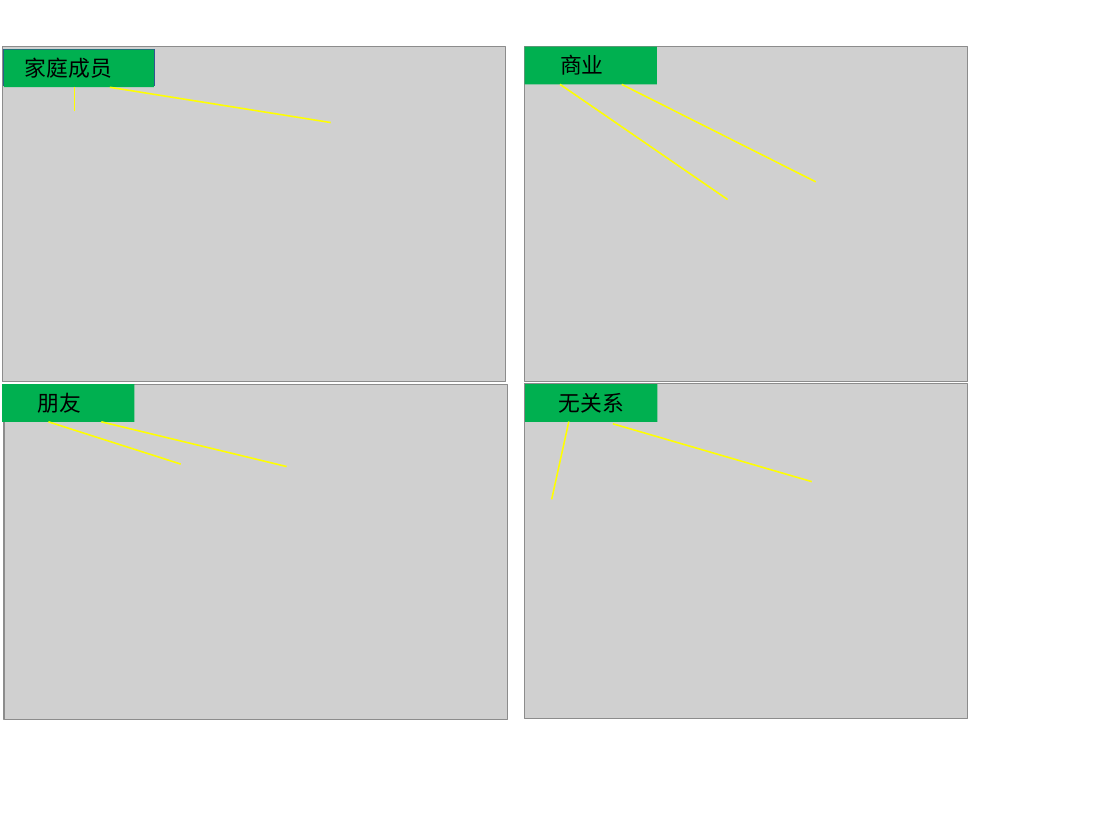
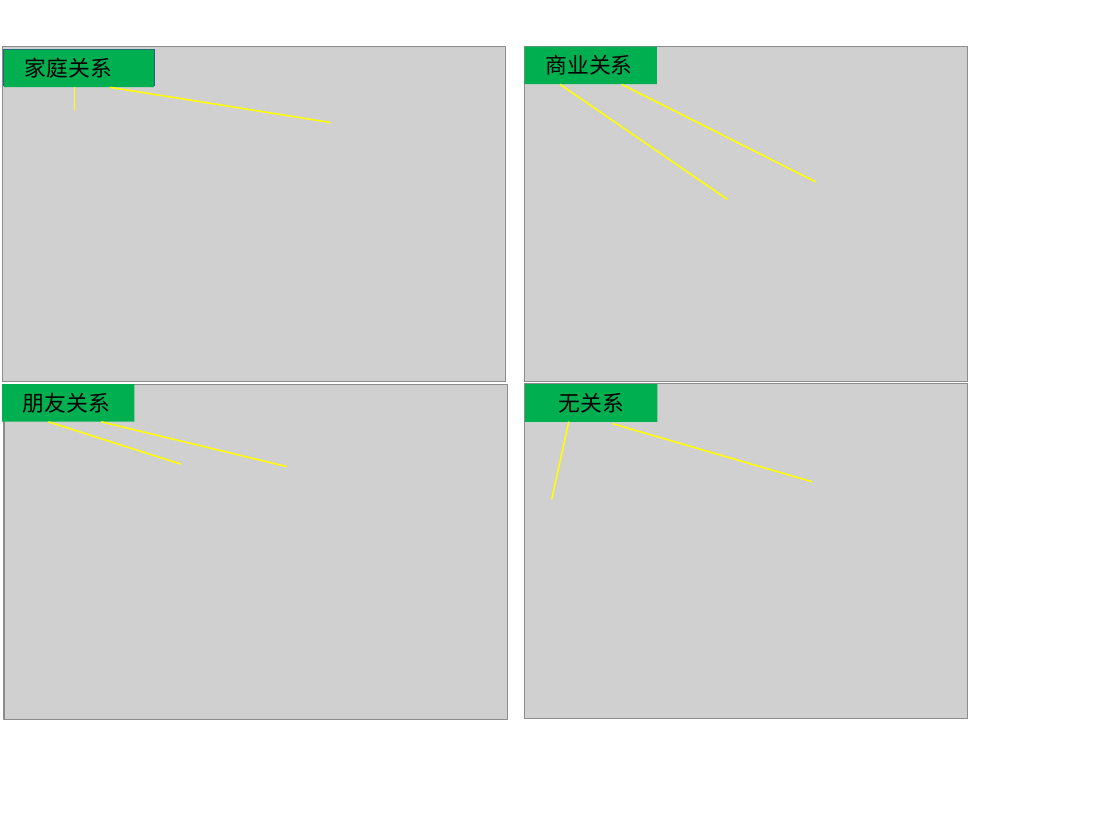
Before and after one commit to lileilai/GraduatePaper, a slide deck: slide 4 of LatexThesis4SYSU-master/新建 PPT 演示文稿.pptx. Drawn at 1120x840 pixels with LibreOffice and Linux fonts; fonts in the diff are those of the drawing; grey boxes stand for pictures. Boxes give left, top, right and bottom in pixels: in the first picture for what was removed or moved away, otherwise in the second. Text is boxed around its words. In the diff, an @@ line names an element or a change of style, - is before the commit and + after.

```diff
--- a/LatexThesis4SYSU-master/新建 PPT 演示文稿.pptx
+++ b/LatexThesis4SYSU-master/新建 PPT 演示文稿.pptx
@@ text in rectangle at [25, 57, 112, 78]: text changed @@
-家庭成员
+家庭关系
@@ text in rectangle at [545, 55, 632, 75]: text changed @@
-商业
+商业关系
@@ text in rectangle at [23, 392, 110, 413]: text changed @@
-朋友
+朋友关系
```
Also in this commit, not shown: 7 other files.
